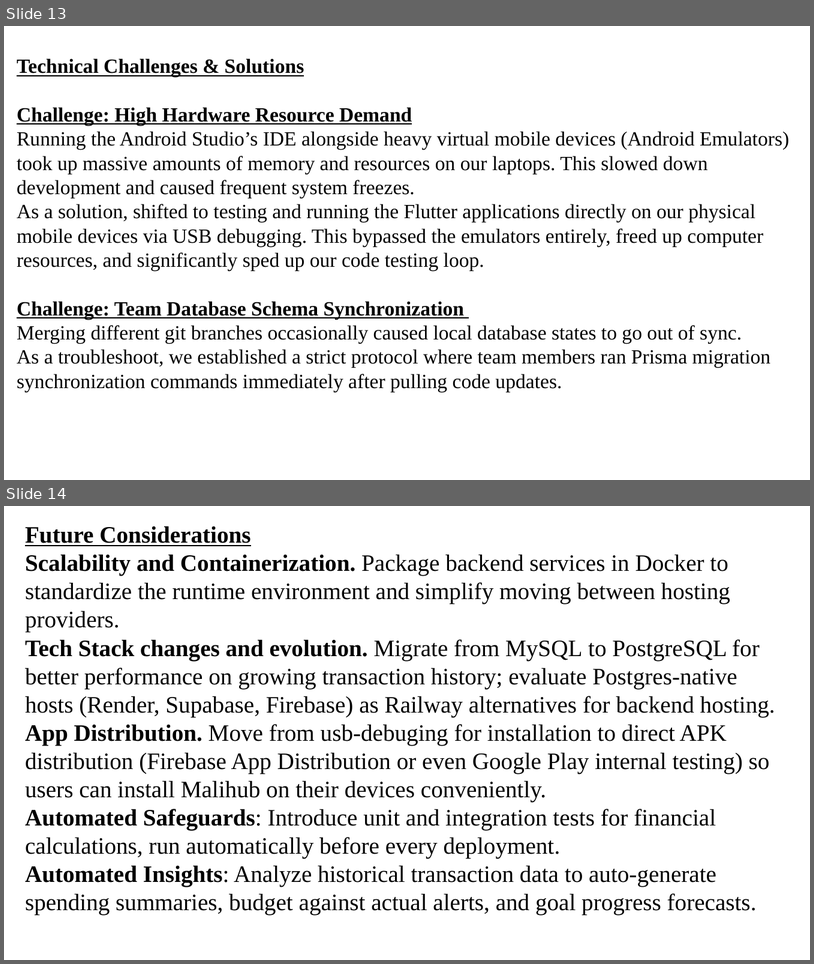
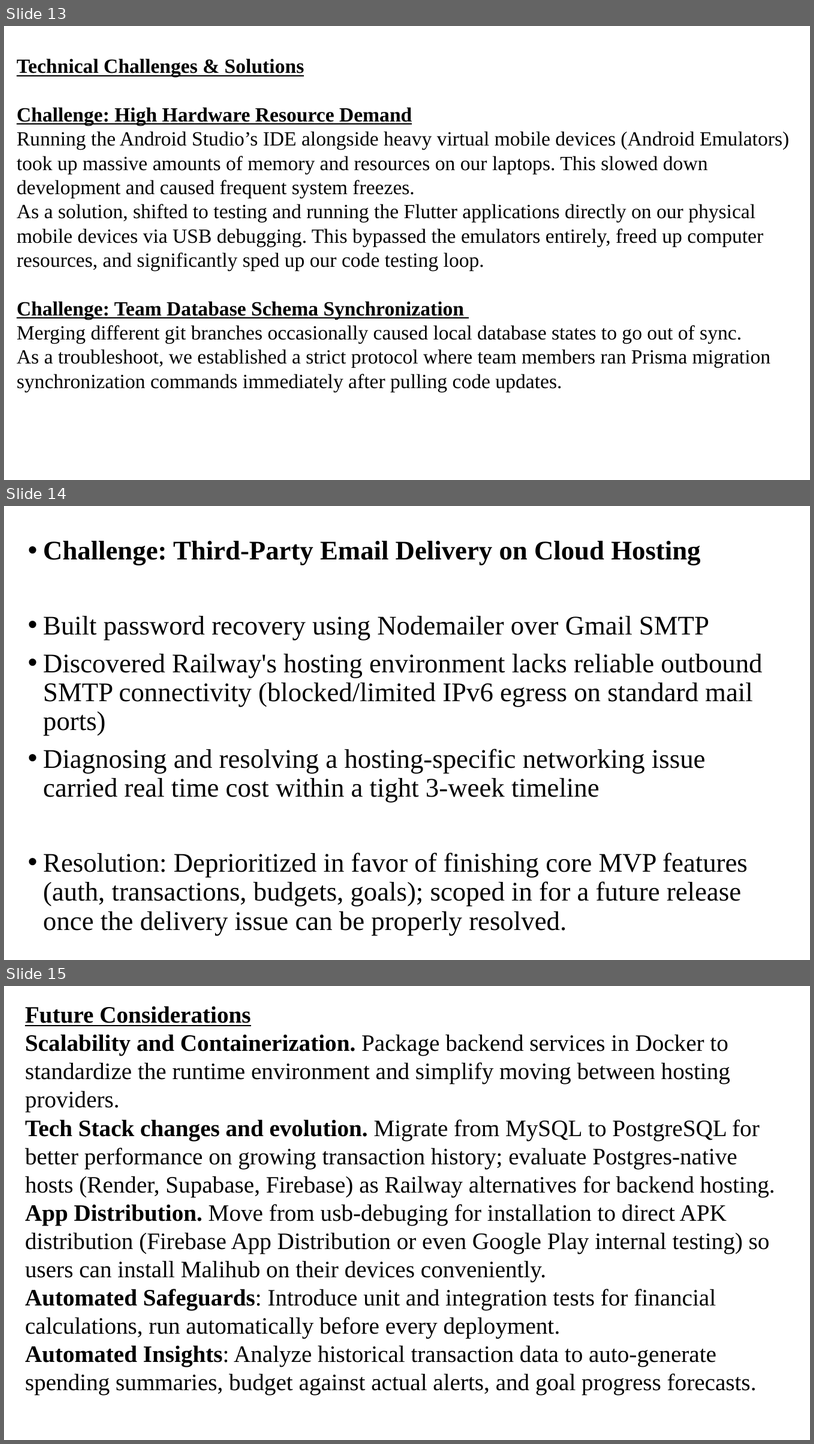
Before and after one commit to p1-my2/Malihub, a slide deck: MALIHUB POWERPOINT PRESENTATION.pptx. Shown one above the other, each under a label of ours: slides 13 and 14 before the commit, slides 13, 14 and 15 after it. The pictures are 814x964 and 814x1444 pixels, drawn with LibreOffice and Linux fonts; fonts in the diff are those of the drawing. Boxes give left, top, right and bottom in pixels: in the first picture for what was removed or moved away, otherwise in the second. Text is boxed around its words. In the diff, an @@ line names an element or a change of style, - is before the commit and + after.

Commit message:
update to powerpoint.

```diff
--- a/MALIHUB POWERPOINT PRESENTATION.pptx
+++ b/MALIHUB POWERPOINT PRESENTATION.pptx
@@ slide 14 added at (4, 506, 810, 960), background #FFFFFF @@
@@ text added at (43, 541, 762, 935), 32 pt, text #000000 @@
+• Challenge: Third-Party Email Delivery on Cloud Hosting
+• Built password recovery using Nodemailer over Gmail SMTP
+• Discovered Railway's hosting environment lacks reliable outbound SMTP connectivity (blocked/limited IPv6 egress on standard mail ports)
+• Diagnosing and resolving a hosting-specific networking issue carried real time cost within a tight 3-week timeline
+• Resolution: Deprioritized in favor of finishing core MVP features (auth, transactions, budgets, goals); scoped in for a future release once the delivery issue can be properly resolved.
@@ what was slide 14 is now slide 15 @@
```
Also in this commit, not shown: 1 other file.
